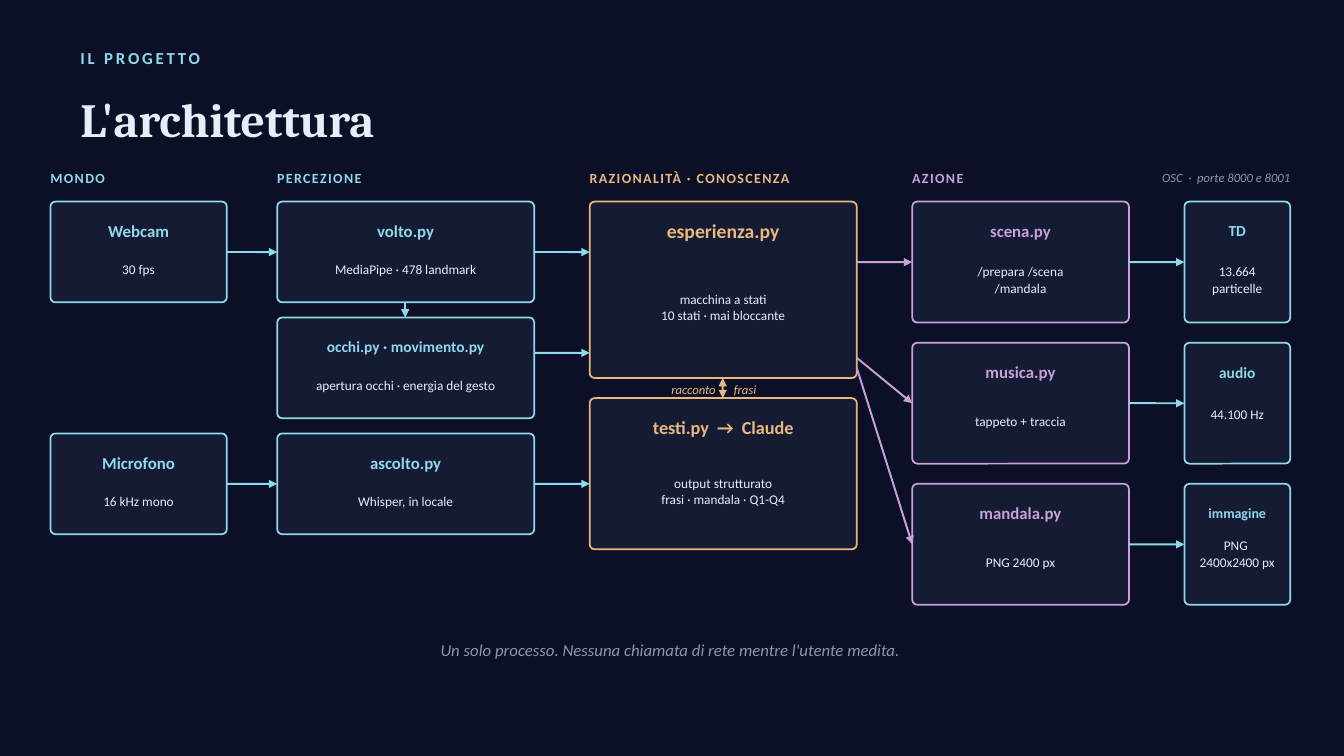
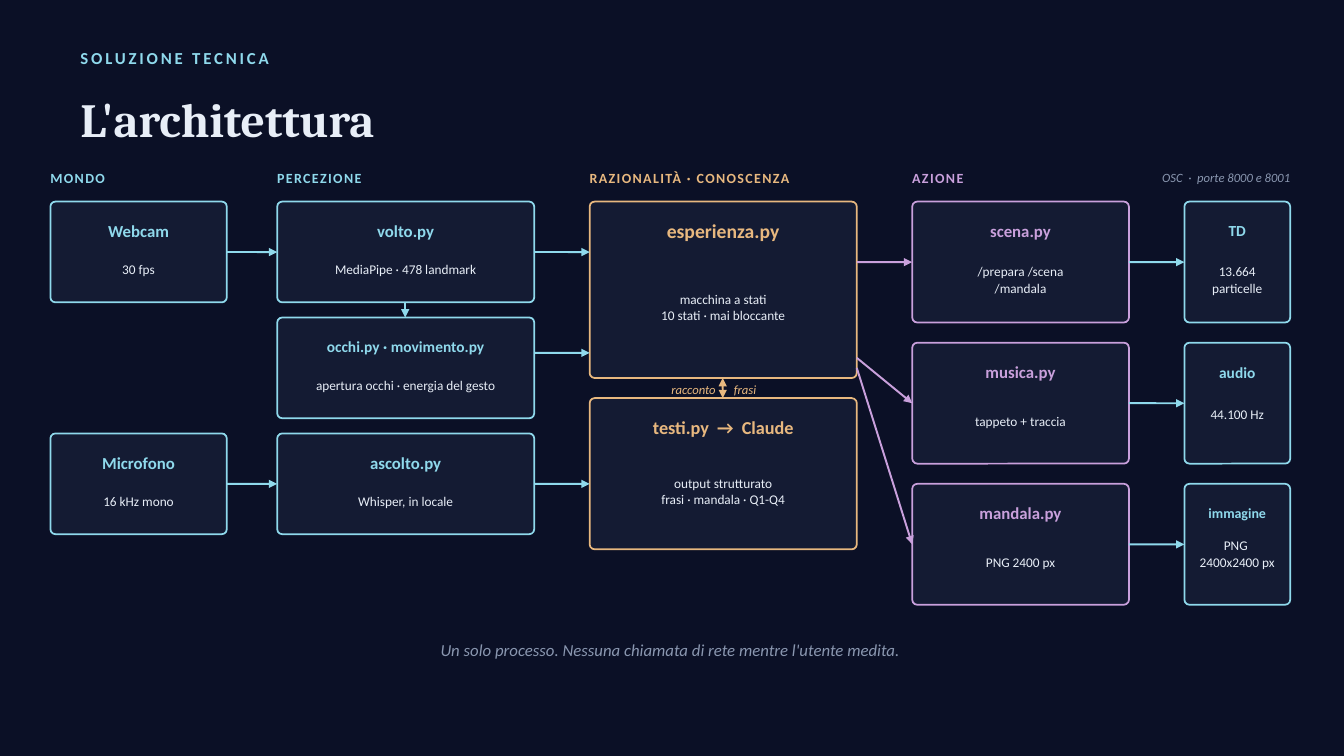
Before and after one commit to stefano-morano/IN-Motion, a slide deck: slide 8 of IN-Motion.pptx (slide 5 before the commit). Drawn at 1344x756 pixels with LibreOffice and Linux fonts; fonts in the diff are those of the drawing. Boxes give left, top, right and bottom in pixels: in the first picture for what was removed or moved away, otherwise in the second. Text is boxed around its words. In the diff, an @@ line names an element or a change of style, - is before the commit and + after.

```diff
--- a/IN-Motion.pptx
+++ b/IN-Motion.pptx
@@ text at (x1=80, y1=53, x2=269, y2=64): text changed @@
-IL PROGETTO
+SOLUZIONE TECNICA
```
Also in this commit, not shown: 3 slides added.
